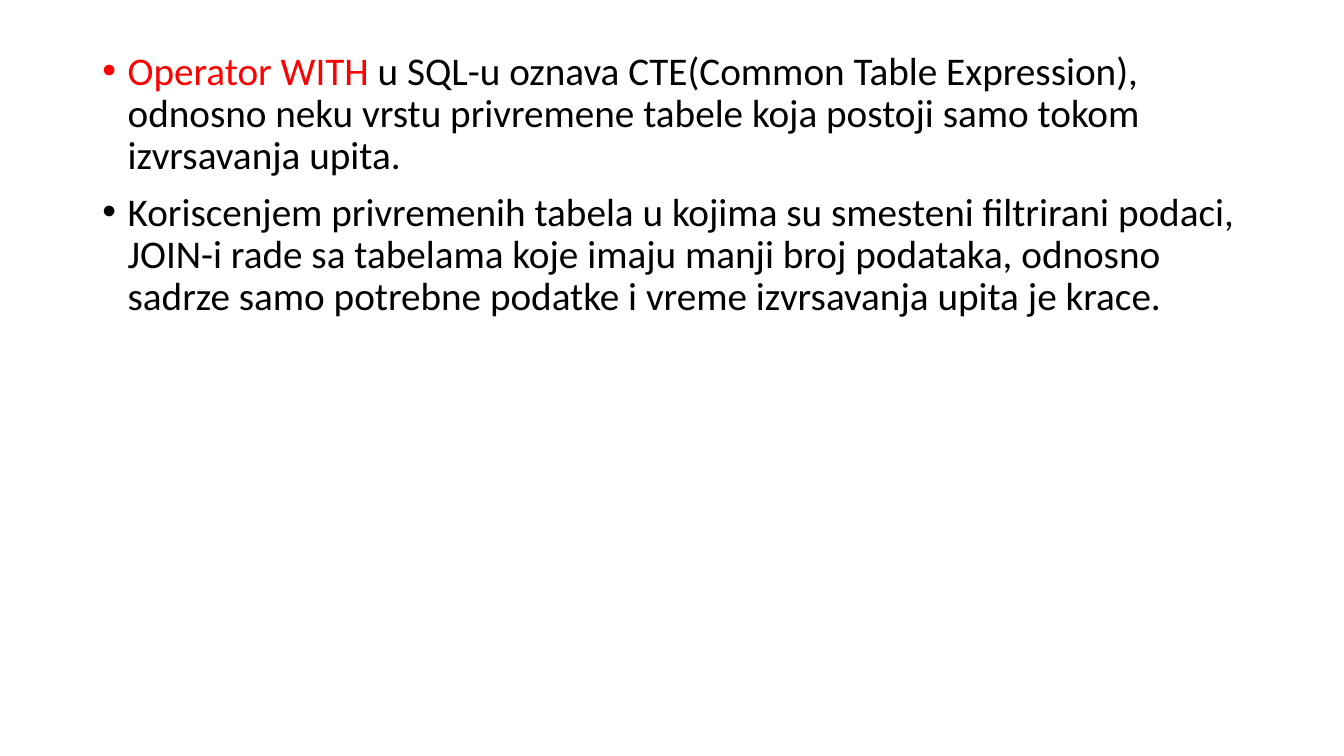
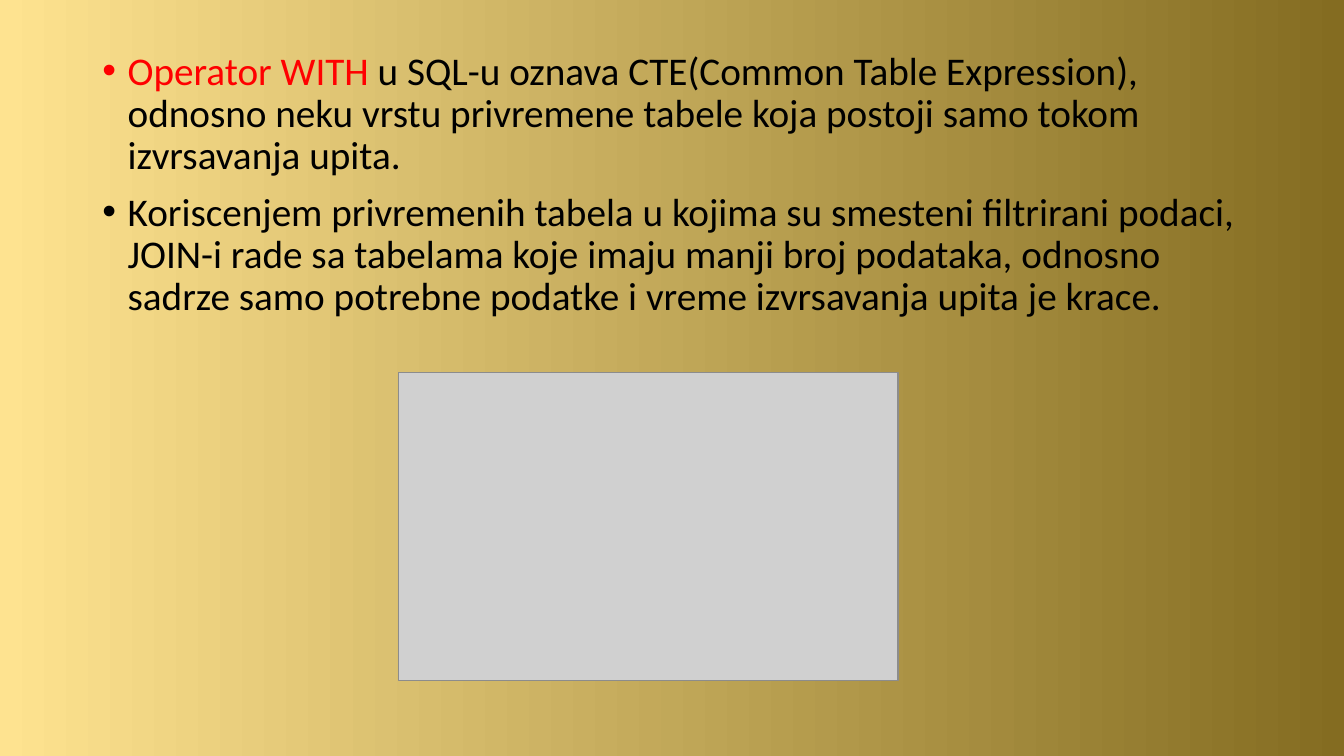
Before and after one commit to zvasiccc/Sistemi-za-upravljanje-bazama-podataka-seminarski-1, a slide deck: slide 7 of Optimizacija upita kod PostgreSQL baze podataka.pptx (slide 6 before the commit). Drawn at 1344x756 pixels with LibreOffice and Linux fonts; fonts in the diff are those of the drawing; grey boxes stand for pictures. Boxes give left, top, right and bottom in pixels: in the first picture for what was removed or moved away, otherwise in the second. Text is boxed around its words. In the diff, an @@ line names an element or a change of style, - is before the commit and + after.

```diff
--- a/Optimizacija upita kod PostgreSQL baze podataka.pptx
+++ b/Optimizacija upita kod PostgreSQL baze podataka.pptx
@@ background #FFFFFF to gradient #FEE390 to #846C21 @@
@@ picture added at (399, 372, 898, 681) @@
```
Also in this commit, not shown: 6 other slides changed, 3 slides added, 1 slide removed, 2 other files.
